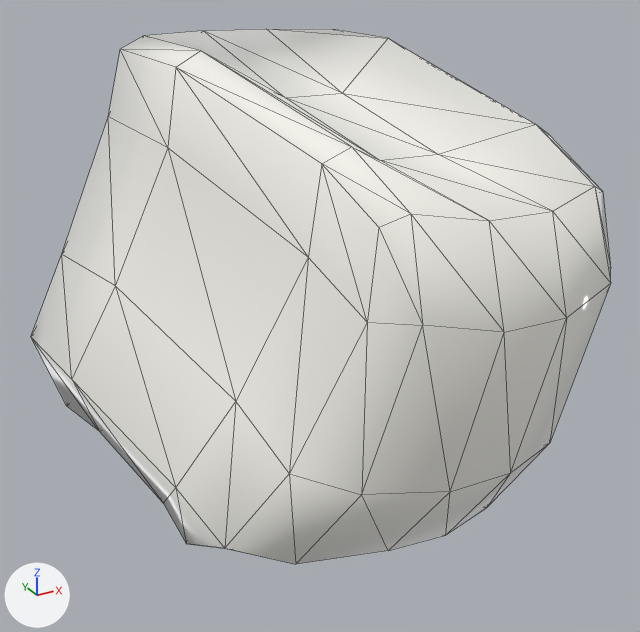
Renders of the glTF model resources/js/assets/38.glb from each side of a commit.
Camera for both pictures: a 50 mm lens placed at (0.107, 0.1322, 0.2147), pointed at (0.1898, 0.2828, 0.1394). The lights are fixed; the arrows at lower left show +X, +Y and +Z. The picture after the commit comes second. Mesh edges are drawn as thin lines.

The older version as bpy lines, for what is in view:
```python
me_cube_028 = bpy.data.meshes.new('Cube.028')
me_cube_028.from_pydata(...)  # 96 vertices, 188 faces; spans x 0.1541..0.2404, y 0.1525..0.2659, z -0.1266..-0.027
me_cube_028.materials.append(mat_caine_denture_teeth)  # white #fcfbf3
ob_caine_denture_001 = bpy.data.objects.new('Caine.Denture.001', me_cube_028)
ob_caine_denture_001.location = (-0.0153, 0.0863, 0.2465)
ob_caine_denture_001.rotation_euler = (-0.108, 0.0, 0.0)  # degrees (-6.2, 0, 0)
```
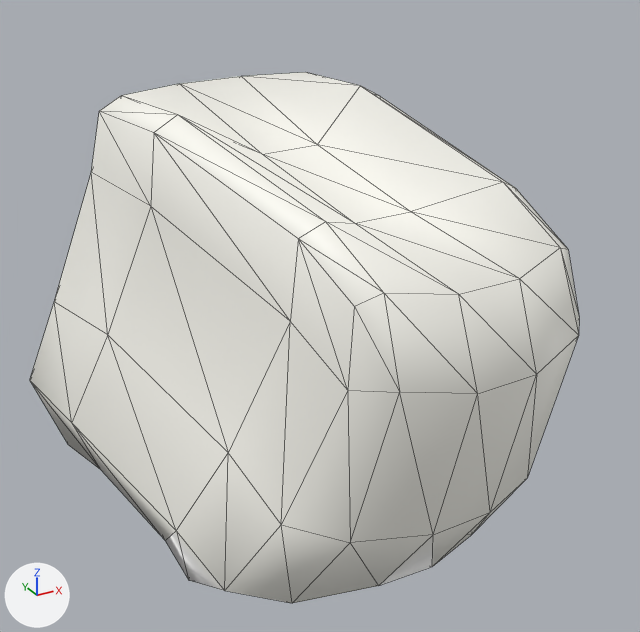
Boxes (x1, y1, x2, y2) around the edits, measured in the pictures (640 x 632 px):
'Caine.Denture.001', moved, turned
    before: (31, 29, 611, 564)
    after: (30, 72, 579, 603)

Edits to the bpy script that builds the scene:
```text
Change ob_caine_denture_001:
    ob_caine_denture_001.location: (-0.0153, 0.0863, 0.2465) -> (-0.0183, 0.0833, 0.215)
    ob_caine_denture_001.rotation_euler: (-0.108, 0.0, 0.0) -> (-0.074, -0.0638, 0.0197)  # degrees (-6.2, 0, 0) -> degrees (-4.2, -3.7, 1.1)
```
